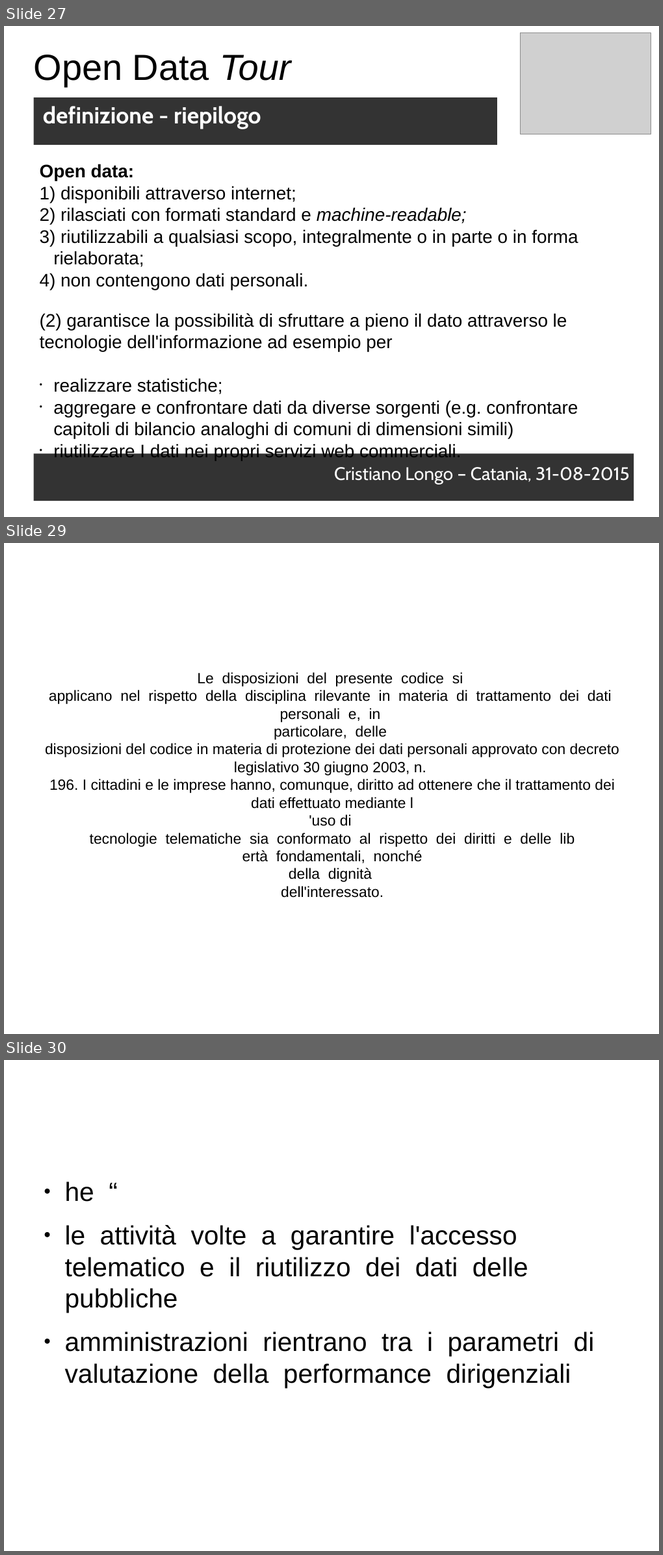
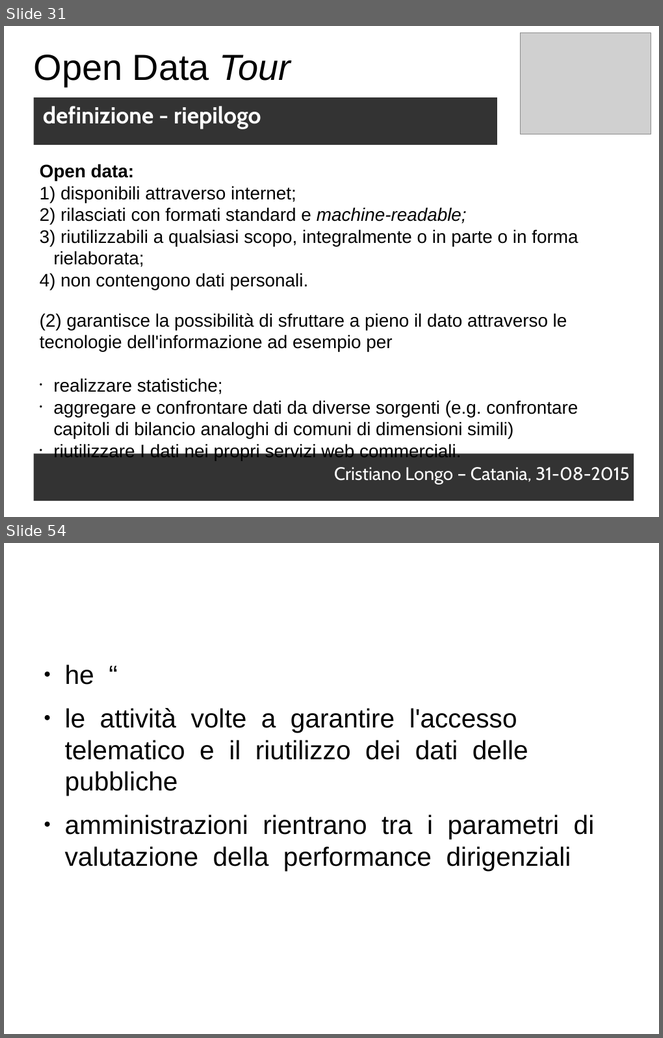
Before and after one commit to opendatahacklab/opendatatour, a slide deck: slides/31082015.odp. Shown one above the other, each under a label of ours: slides 27, 29 and 30 before the commit, slides 31 and 54 after it; the slides between them are not shown. The pictures are 663x1555 and 663x1038 pixels, drawn with LibreOffice and Linux fonts; fonts in the diff are those of the drawing; grey boxes stand for pictures. Boxes give left, top, right and bottom in pixels: in the first picture for what was removed or moved away, otherwise in the second. Text is boxed around its words. In the diff, an @@ line names an element or a change of style, - is before the commit and + after.

Commit message:
opendatatour cope - dati

```diff
--- a/slides/31082015.odp
+++ b/slides/31082015.odp
@@ slide 29 removed at [4, 543, 659, 1034], background #FFFFFF @@
@@ title removed at [45, 672, 620, 898] @@
-Le disposizioni del presente codice si
-applicano nel rispetto della disciplina rilevante in materia di trattamento dei dati personali e, in
-particolare, delle
-disposizioni del codice in materia di protezione dei dati personali approvato con decreto legislativo 30 giugno 2003, n.
-196. I cittadini e le imprese hanno, comunque, diritto ad ottenere che il trattamento dei dati effettuato mediante l
-'uso di
-tecnologie telematiche sia conformato al rispetto dei diritti e delle lib
-ertà fondamentali, nonché
-della dignità
-dell'interessato.
@@ what was slide 27 is now slide 31 @@
@@ what was slide 30 is now slide 54 @@
```
Also in this commit, not shown: 1 slide changed, 25 slides added, 1 other file.
